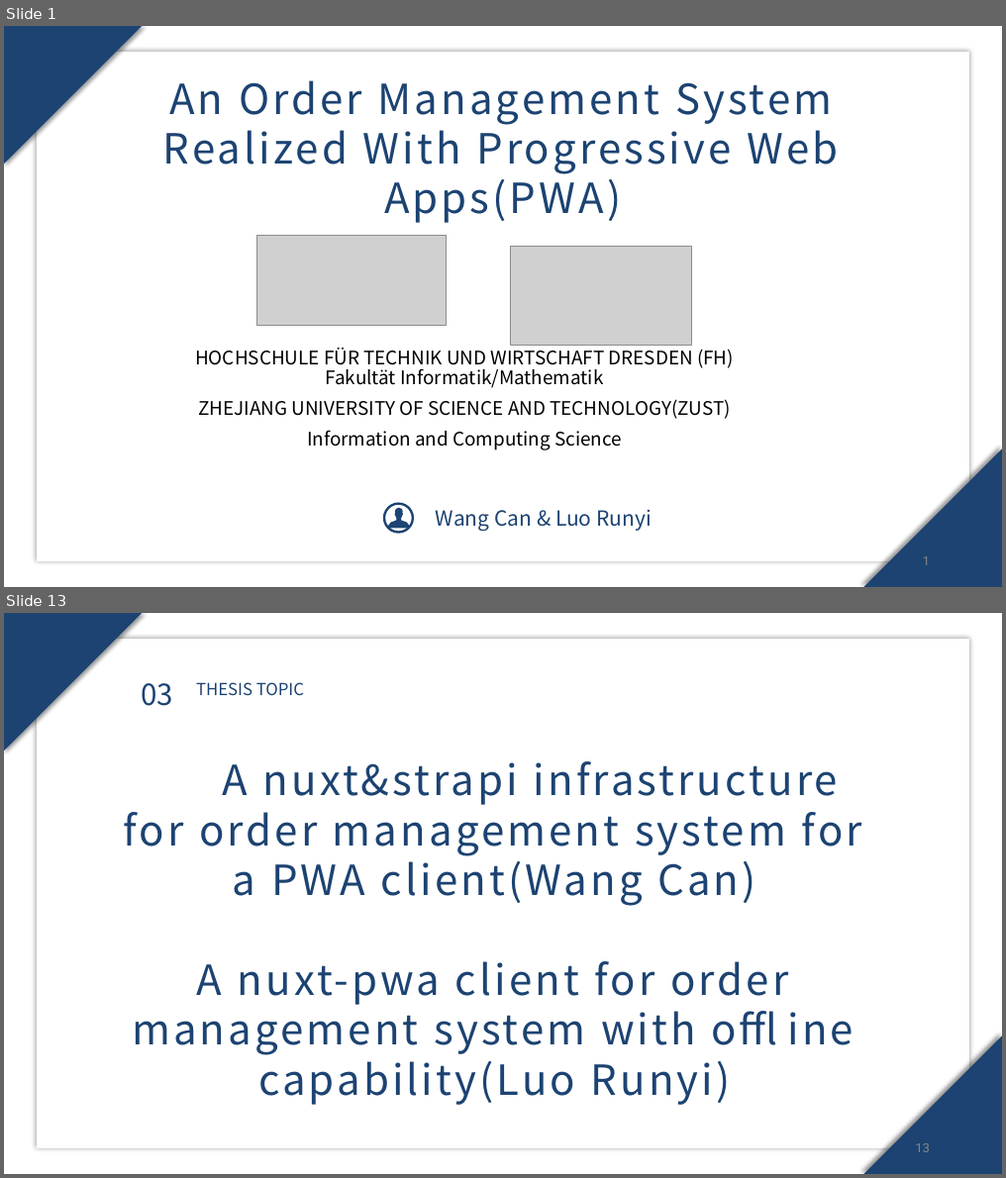
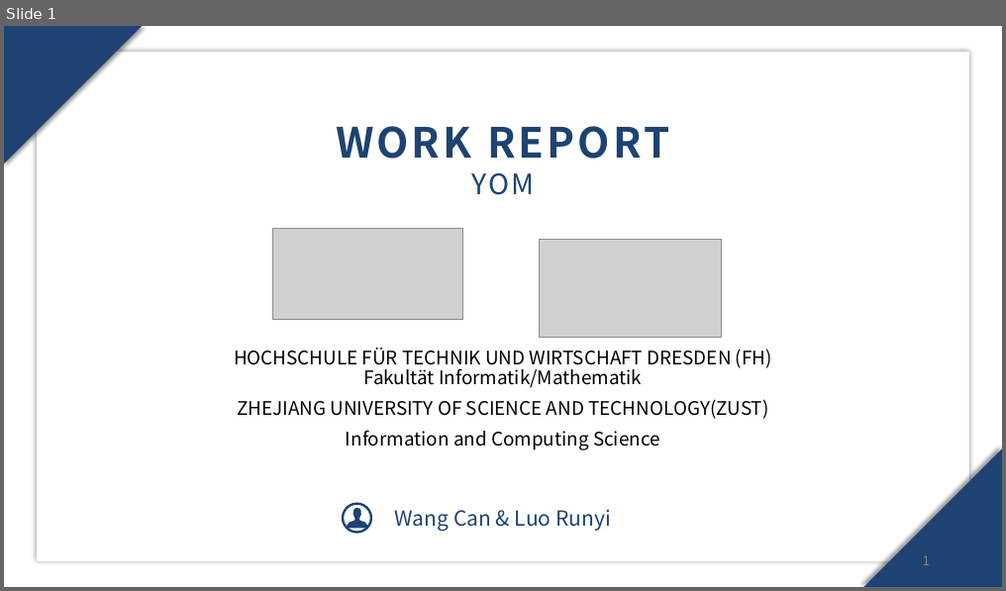
Before and after one commit to SuperRun/Yom, a slide deck: document/work report.pptx. Shown one above the other, each under a label of ours: slides 1 and 13 before the commit, slide 1 after it; the slides between them are not shown. The pictures are 1006x1178 and 1006x591 pixels, drawn with LibreOffice and Linux fonts; fonts in the diff are those of the drawing; grey boxes stand for pictures; background and template pictures are left out. Boxes give left, top, right and bottom in pixels: in the first picture for what was removed or moved away, otherwise in the second. Text is boxed around its words. In the diff, an @@ line names an element or a change of style, - is before the commit and + after.

Commit message:
work report

```diff
--- a/document/work report.pptx
+++ b/document/work report.pptx
@@ slide 13 removed at <box>4,613,1002,1174</box>, background picture (left out) @@
@@ rectangle removed at <box>4,613,1002,1174</box> @@
@@ freeform shape removed at <box>4,613,143,751</box> @@
@@ rectangle removed at <box>37,639,969,1149</box> @@
@@ text removed at <box>141,683,173,706</box> @@
-03
@@ text removed at <box>196,682,304,695</box> @@
-THESIS TOPIC
@@ text removed at <box>123,761,862,1105</box> @@
-A nuxt&strapi infrastructure for order management system for a PWA client(Wang Can)
-A nuxt-pwa client for order management system with offline capability(Luo Runyi)
@@ freeform shape removed at <box>863,1036,1002,1174</box> @@
@@ page number removed at <box>916,1144,930,1153</box> @@
-13
@@ slide 1 changed as well @@
@@ text at <box>336,126,669,195</box>: text changed; bold on @@
-An Order Management System Realized With Progressive Web Apps(PWA)
+WORK REPORT
+YOM
@@ picture: place and size @@
-picture at <box>256,235,447,325</box>
+picture at <box>273,229,463,319</box>
@@ picture: place and size @@
-picture at <box>510,247,692,345</box>
+picture at <box>540,240,721,338</box>
@@ subtitle "HOCHSCHULE FÜR TECHNIK UND WIRTSCHAFT ...": place and size @@
-subtitle "HOCHSCHULE FÜR TECHNIK UND WIRTSCHAFT ..." at <box>195,345,734,451</box>
+subtitle "HOCHSCHULE FÜR TECHNIK UND WIRTSCHAFT ..." at <box>234,348,772,451</box>
@@ 1 text, 1 freeform shape, 1 ellipse: place and size @@
-1 text, 1 freeform shape, 1 ellipse at <box>384,503,651,532</box>
+1 text, 1 freeform shape, 1 ellipse at <box>343,503,611,532</box>
```
Also in this commit, not shown: 2 other slides changed, 10 slides added, 9 other slides removed.
